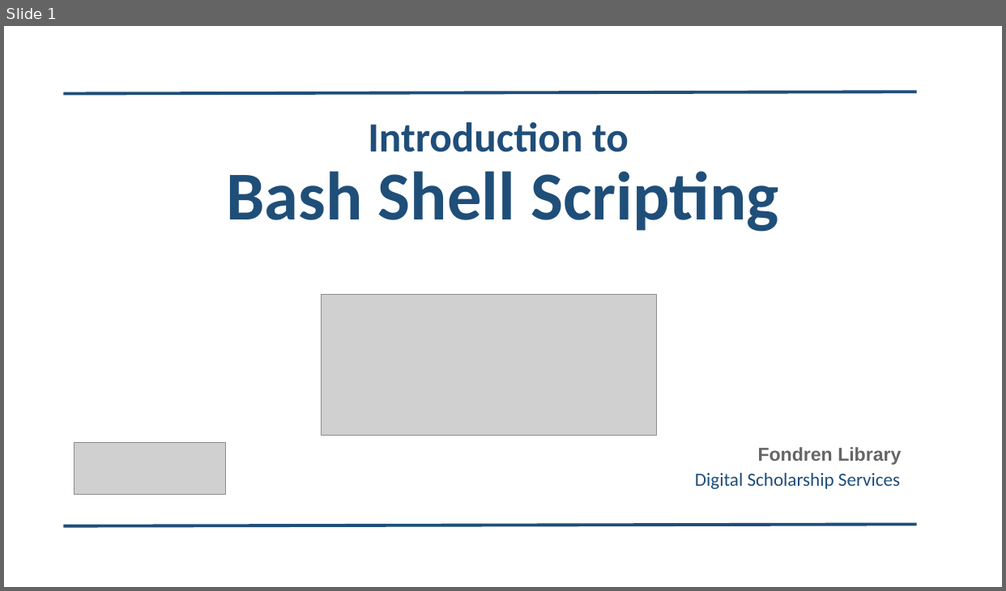
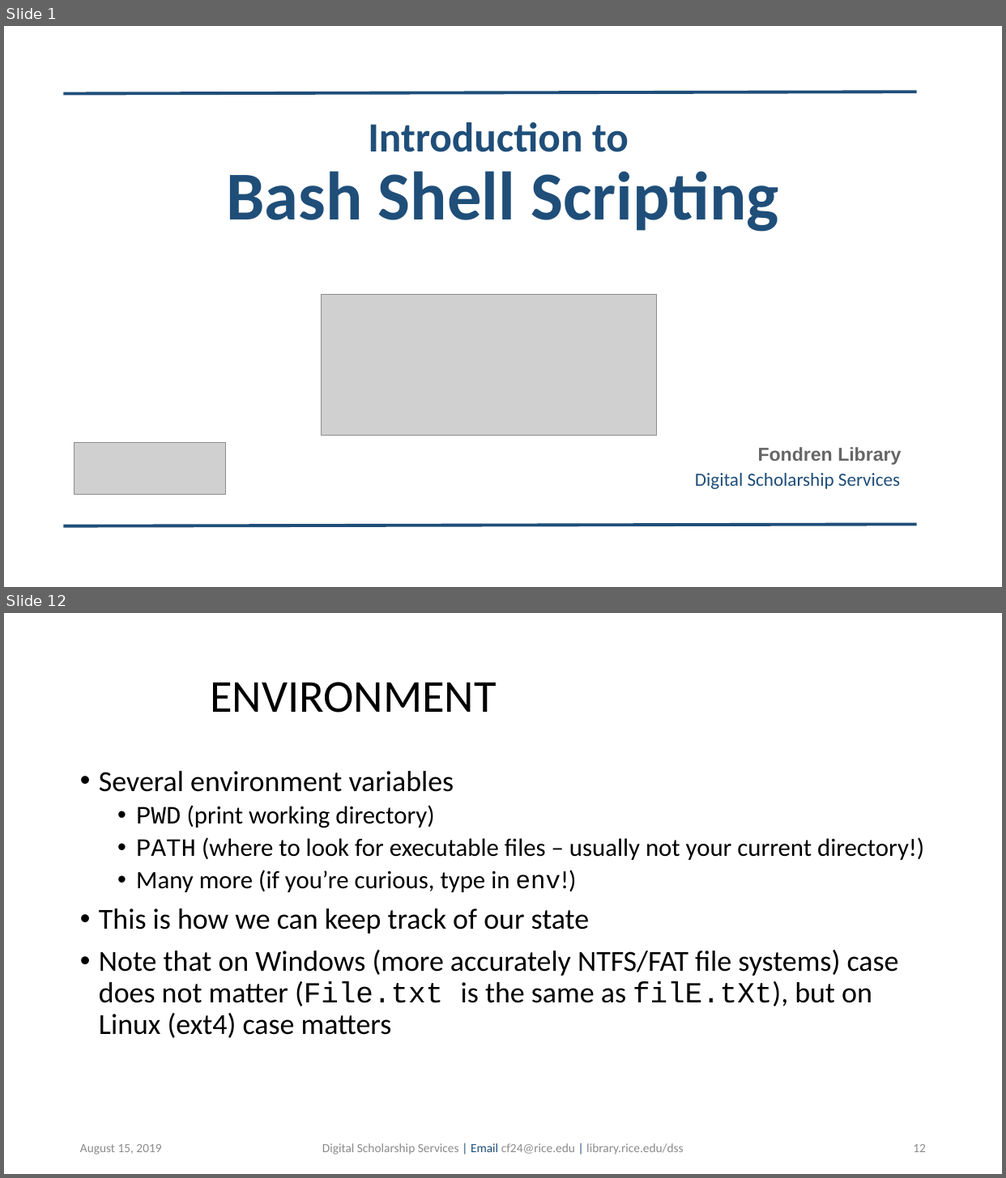
Before and after one commit to bakitybacon/rice-data-and-donuts, a slide deck: bash/Introduction to Bash.pptx. Shown one above the other, each under a label of ours: slide 1 before the commit, slides 1 and 12 after it; the slides between them are not shown. The pictures are 1006x591 and 1006x1178 pixels, drawn with LibreOffice and Linux fonts; fonts in the diff are those of the drawing; grey boxes stand for pictures; background and template pictures are left out. Boxes give left, top, right and bottom in pixels: in the first picture for what was removed or moved away, otherwise in the second. Text is boxed around its words. In the diff, an @@ line names an element or a change of style, - is before the commit and + after.

```diff
--- a/bash/Introduction to Bash.pptx
+++ b/bash/Introduction to Bash.pptx
@@ slide 12 added at (x1=4, y1=613, x2=1002, y2=1174), background #FFFFFF @@
@@ title added at (x1=210, y1=682, x2=496, y2=713), 44 pt, text #000000 @@
+ENVIRONMENT
@@ text added at (x1=99, y1=771, x2=924, y2=1038), 28 pt, text #000000 @@
+• Several environment variables
+  • PWD (print working directory)
+  • PATH (where to look for executable files – usually not your current directory!)
+  • Many more (if you’re curious, type in env!)
+• This is how we can keep track of our state
+• Note that on Windows (more accurately NTFS/FAT file systems) case does not matter (File.txt is the same as filE.tXt), but on Linux (ext4) case matters
@@ text added at (x1=80, y1=1144, x2=161, y2=1155), 12 pt, text #8C8C8C @@
+August 15, 2019
@@ text added at (x1=322, y1=1144, x2=683, y2=1155), 12 pt, text #8C8C8C @@
+Digital Scholarship Services | Email cf24@rice.edu | library.rice.edu/dss
@@ page number added at (x1=913, y1=1144, x2=926, y2=1152), 12 pt, text #8C8C8C @@
+12
```
Also in this commit, not shown: 1 slide changed, 41 other slides added.
